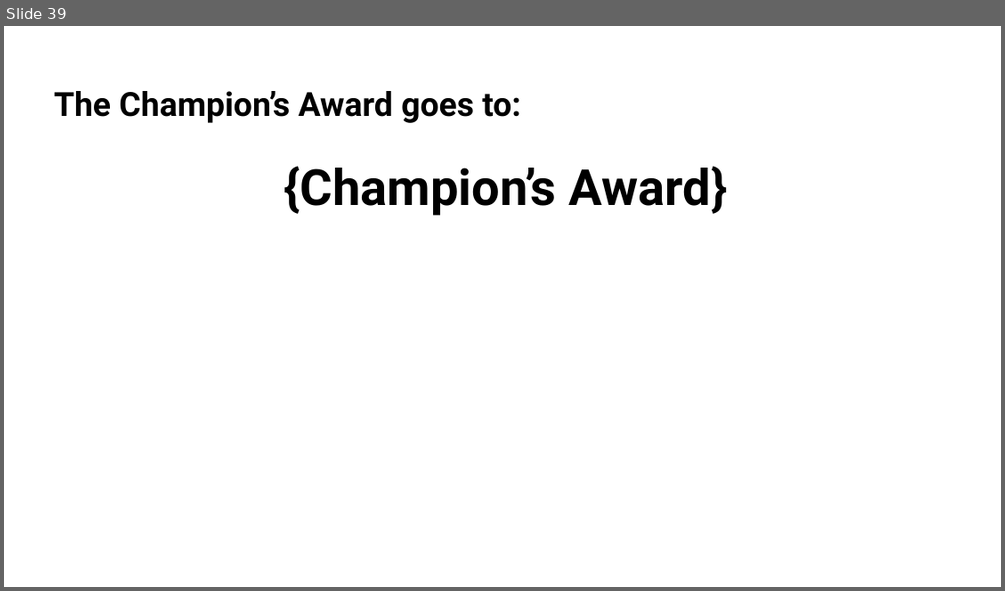
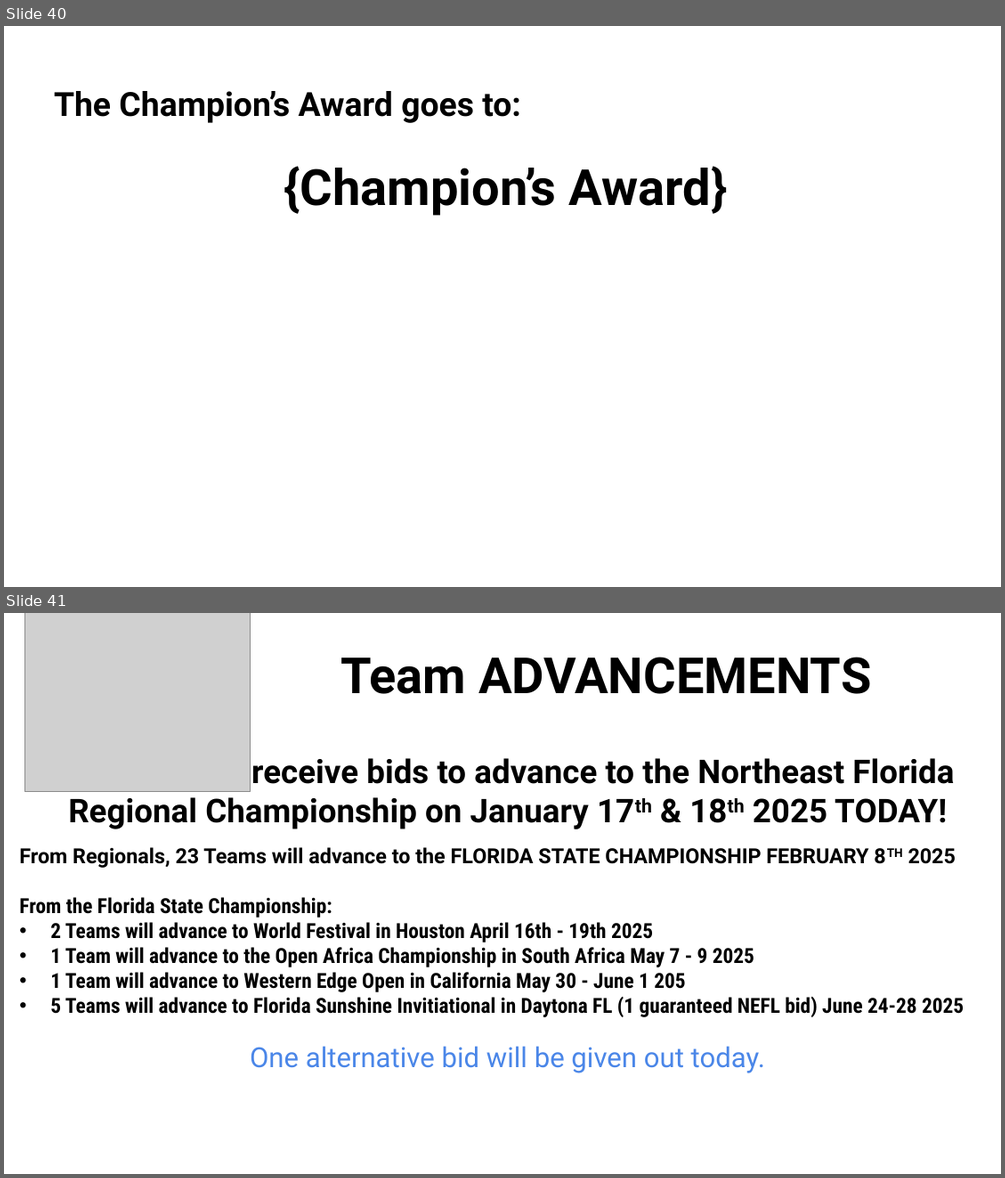
Before and after one commit to bpmerkel/FLLSlides, a slide deck: Api/Templates/Awards Ceremony - Full.pptx. Shown one above the other, each under a label of ours: slide 39 before the commit, slides 40 and 41 after it. The pictures are 1005x591 and 1005x1178 pixels, drawn with LibreOffice and Linux fonts; fonts in the diff are those of the drawing; grey boxes stand for pictures; background and template pictures are left out. Boxes give left, top, right and bottom in pixels: in the first picture for what was removed or moved away, otherwise in the second. Text is boxed around its words. In the diff, an @@ line names an element or a change of style, - is before the commit and + after.

```diff
--- a/Api/Templates/Awards Ceremony - Full.pptx
+++ b/Api/Templates/Awards Ceremony - Full.pptx
@@ slide 41 added at <box>4,613,1001,1174</box>, background picture (left out) @@
@@ picture added at <box>25,613,251,791</box> @@
@@ title added at <box>340,657,871,694</box>, 36 pt, text #000000, bold @@
+Team ADVANCEMENTS
@@ title added at <box>60,749,954,829</box>, 23.6 pt, text #000000, bold @@
+5 Teams will receive bids to advance to the Northeast Florida Regional Championship on January 17th & 18th 2025 TODAY!
@@ title added at <box>19,847,963,1017</box>, 15 pt, text #000000, bold @@
+From Regionals, 23 Teams will advance to the FLORIDA STATE CHAMPIONSHIP FEBRUARY 8TH 2025
+From the Florida State Championship:
+• 2 Teams will advance to World Festival in Houston April 16th - 19th 2025
+• 1 Team will advance to the Open Africa Championship in South Africa May 7 - 9 2025
+• 1 Team will advance to Western Edge Open in California May 30 - June 1 205
+• 5 Teams will advance to Florida Sunshine Invitiational in Daytona FL (1 guaranteed NEFL bid) June 24-28 2025
@@ text added at <box>250,1046,765,1073</box>, 20 pt, text #4A86E8 @@
+One alternative bid will be given out today.
@@ what was slide 39 is now slide 40 @@
```
Also in this commit, not shown: 4 slides changed, 2 other slides added, 1 slide removed, 1 other file.
